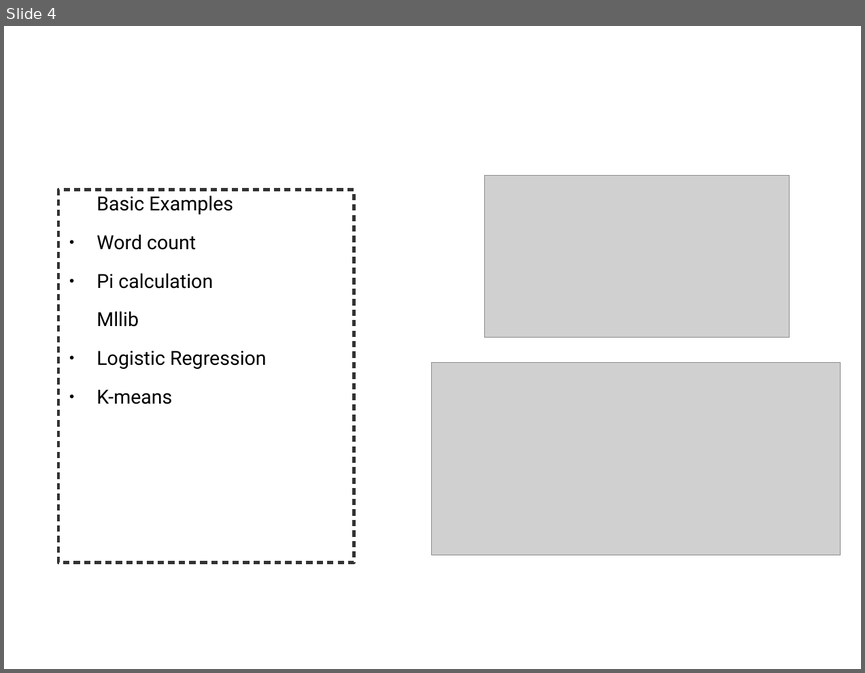
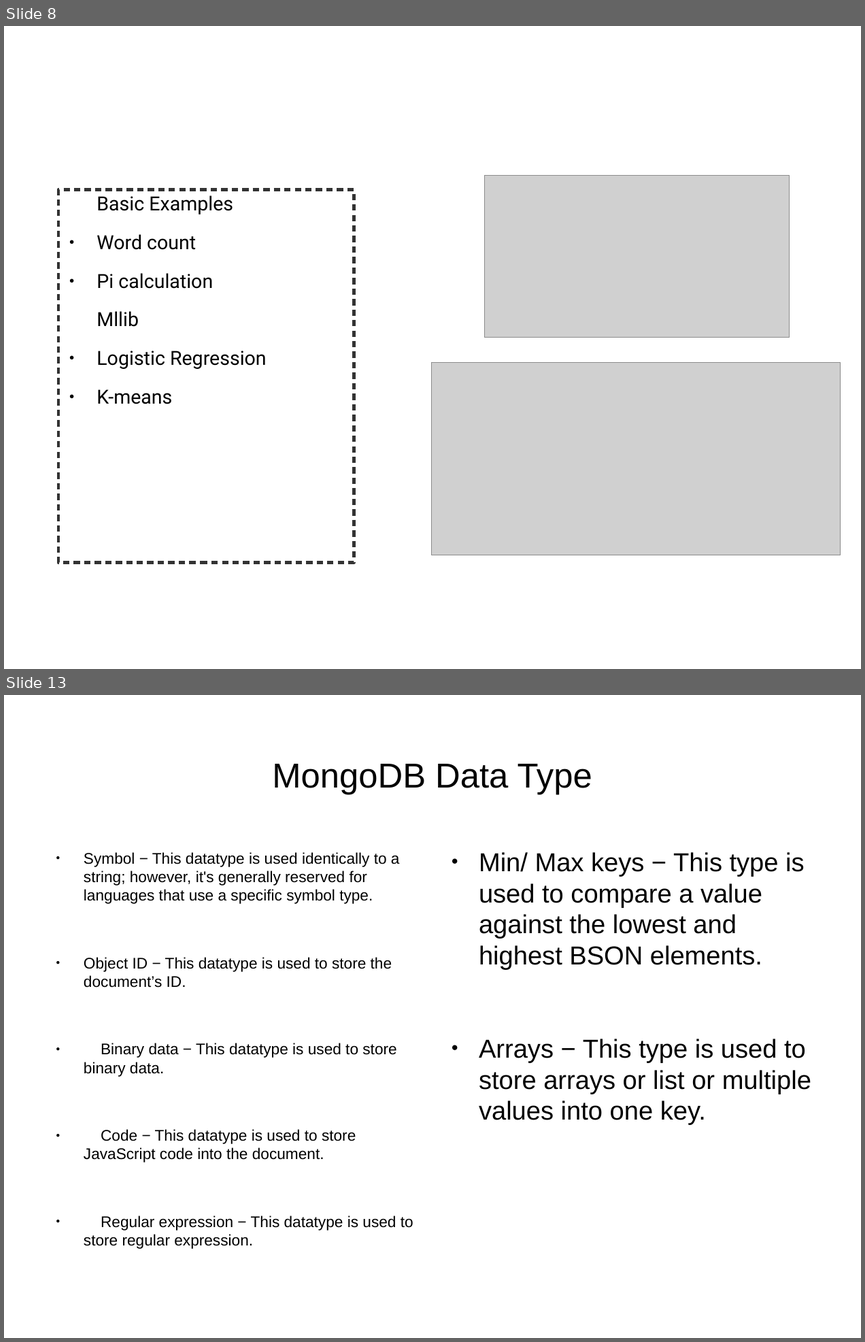
Before and after one commit to TedJeong/vipidly-vociferous, a slide deck: notes/병렬컴퓨팅부터분산컴퓨팅까지.odp. Shown one above the other, each under a label of ours: slide 4 before the commit, slides 8 and 13 after it; the slides between them are not shown. The pictures are 865x673 and 865x1342 pixels, drawn with LibreOffice and Linux fonts; fonts in the diff are those of the drawing; grey boxes stand for pictures. Boxes give left, top, right and bottom in pixels: in the first picture for what was removed or moved away, otherwise in the second. Text is boxed around its words. In the diff, an @@ line names an element or a change of style, - is before the commit and + after.

```diff
--- a/notes/병렬컴퓨팅부터분산컴퓨팅까지.odp
+++ b/notes/병렬컴퓨팅부터분산컴퓨팅까지.odp
@@ slide 13 added at (4,695,861,1338), background #FFFFFF @@
@@ title added at (272,764,592,795), 32 pt, text #000000 @@
+MongoDB Data Type
@@ text added at (84,852,413,1230), 14.3 pt, text #000000 @@
+● Symbol − This datatype is used identically to a string; however, it's generally reserved for languages that use a specific symbol type.
+● Object ID − This datatype is used to store the document’s ID.
+● Binary data − This datatype is used to store binary data.
+● Code − This datatype is used to store JavaScript code into the document.
+● Regular expression − This datatype is used to store regular expression.
@@ text added at (479,852,811,1125), 24.1 pt, text #000000 @@
+● Min/ Max keys − This type is used to compare a value against the lowest and highest BSON elements.
+● Arrays − This type is used to store arrays or list or multiple values into one key.
@@ what was slide 4 is now slide 8 @@
```
Also in this commit, not shown: 5 slides changed, 7 other slides added, 2 other files.
